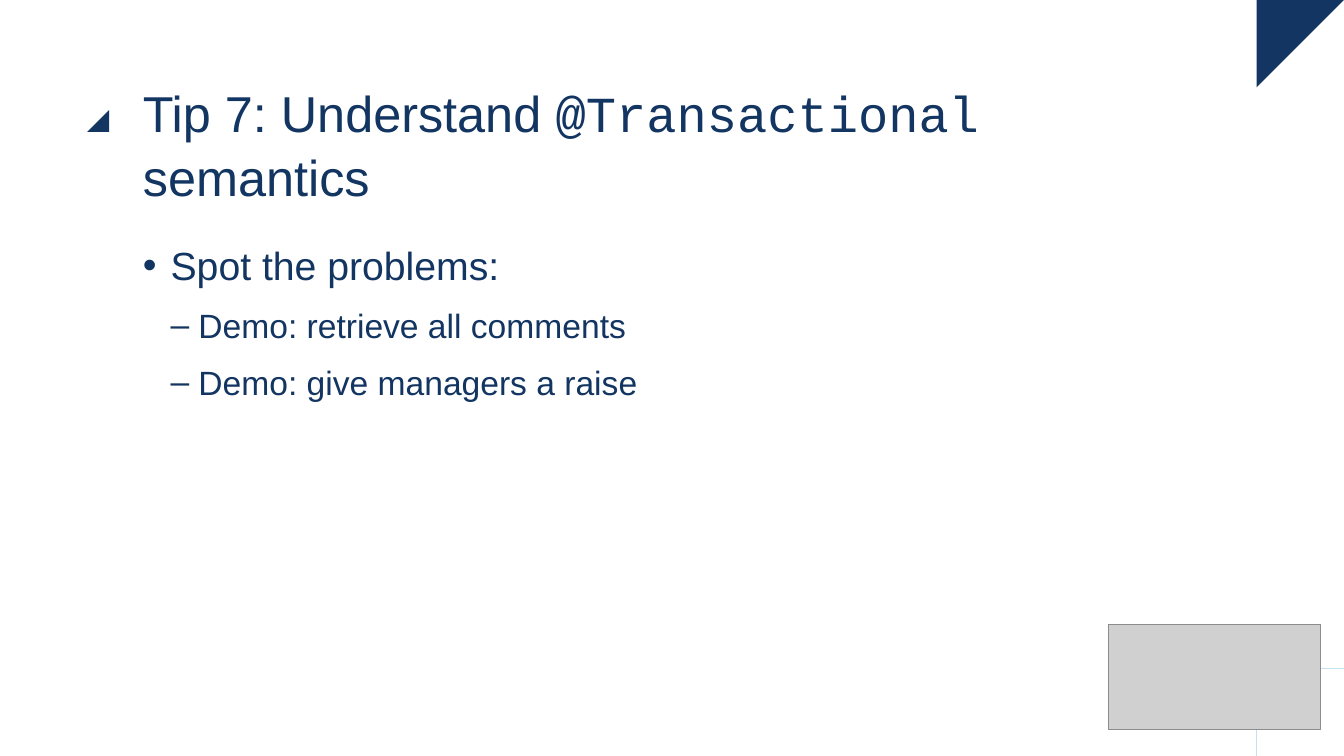
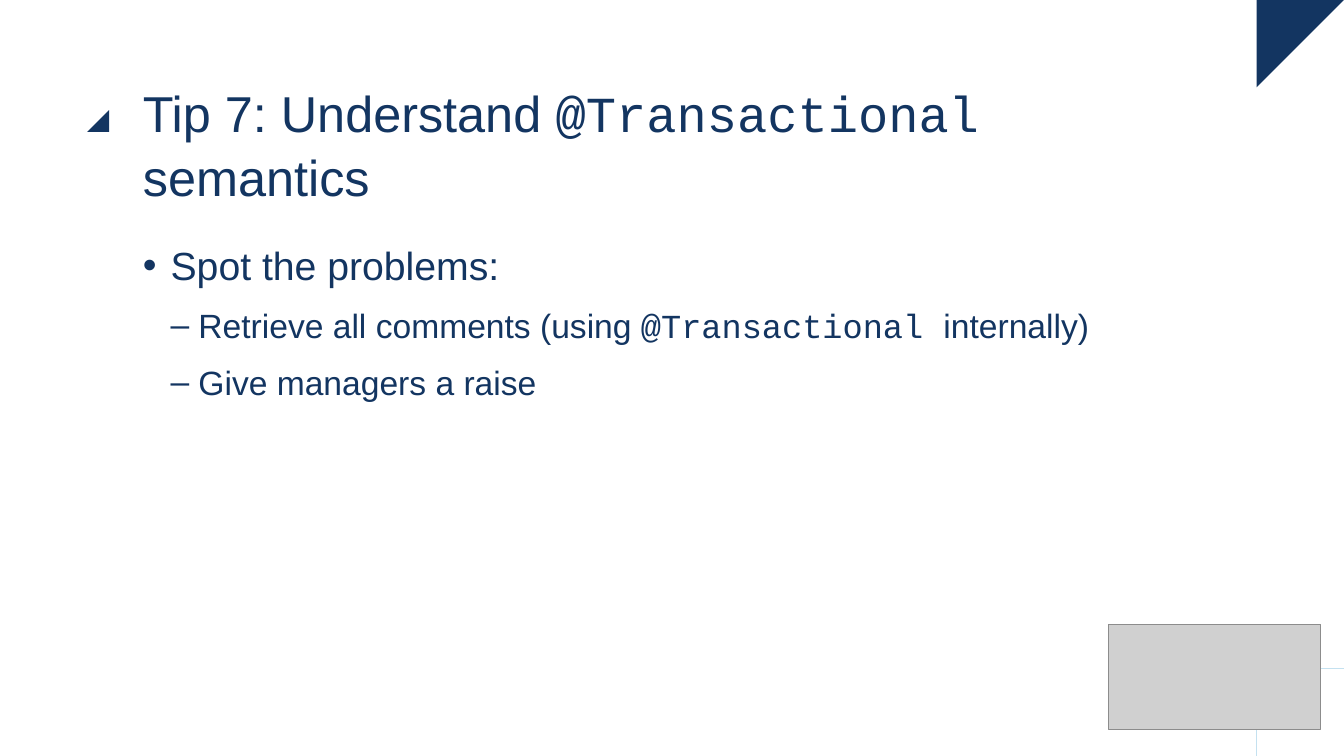
Before and after one commit to raoulvdberge/jpa-with-hibernate, a slide deck: slide 53 of slides.pptx. Drawn at 1344x756 pixels with LibreOffice and Linux fonts; fonts in the diff are those of the drawing; grey boxes stand for pictures. Boxes give left, top, right and bottom in pixels: in the first picture for what was removed or moved away, otherwise in the second. Text is boxed around its words. In the diff, an @@ line names an element or a change of style, - is before the commit and + after.

```diff
--- a/slides.pptx
+++ b/slides.pptx
@@ text at (x1=198, y1=313, x2=1089, y2=402): text changed @@
-  – Demo: retrieve all comments
-  – Demo: give managers a raise
+  – Retrieve all comments (using @Transactional internally)
+  – Give managers a raise
```
Also in this commit, not shown: 22 other slides changed, 1 other file.
